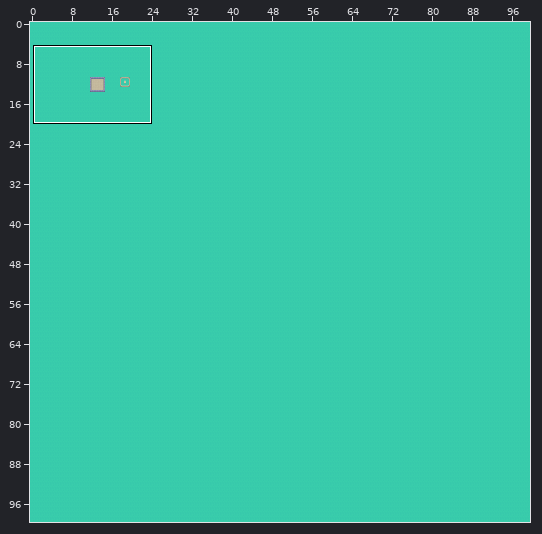
Tiled map (JSON): tiled/maps/main.json. The first picture is a wide view before the edit; the outline marks the close-up.
Close-up. Before the edit:
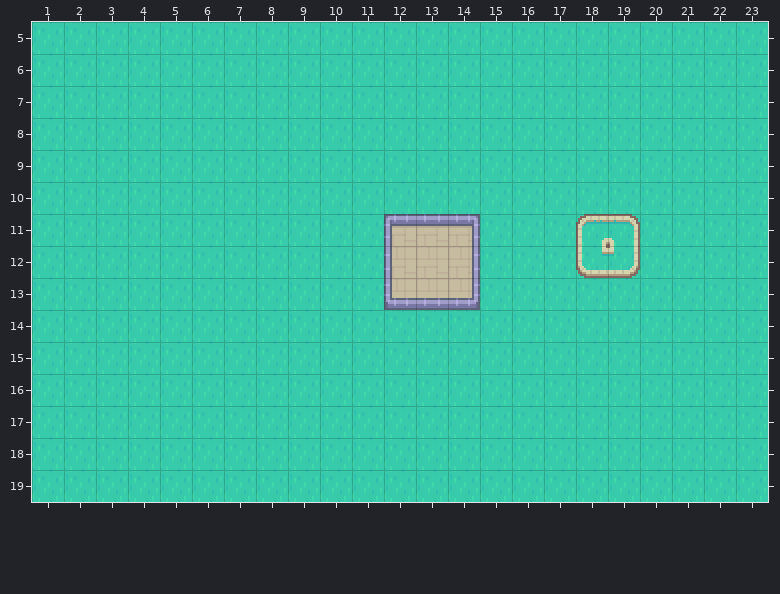
Cells are 16x16 px. Shown: x 1..23, y 5..19. The commit also changed other parts of the map, which this record leaves out.
Once edited:
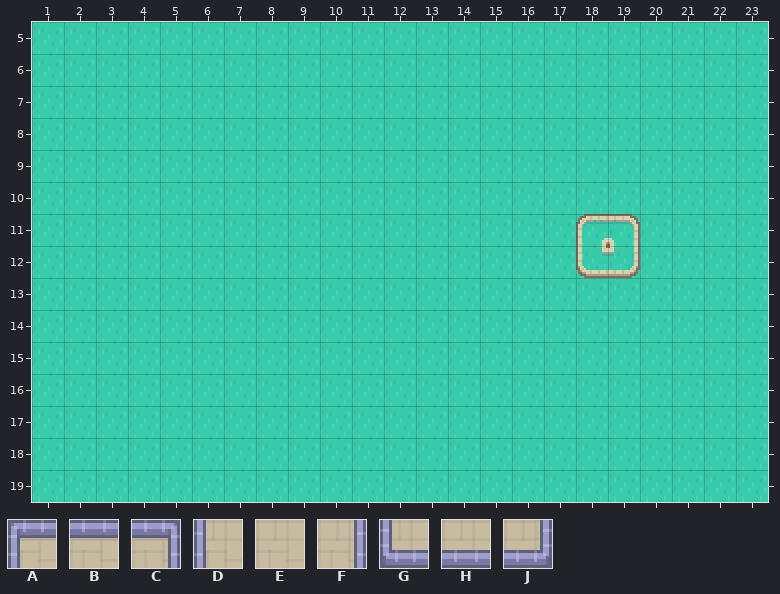
Key: from "kenney-urban-rpg": A 81, B 82, C 83, D 108, E 109, F 110, G 135, H 136, J 137.
_ is an empty cell, . an unchanged one.
Difference:
--- layer "Buildings"
@@ x 12..14 @@
-11 ABC
-12 DEF
-13 GHJ
+11 ___
+12 ___
+13 ___
